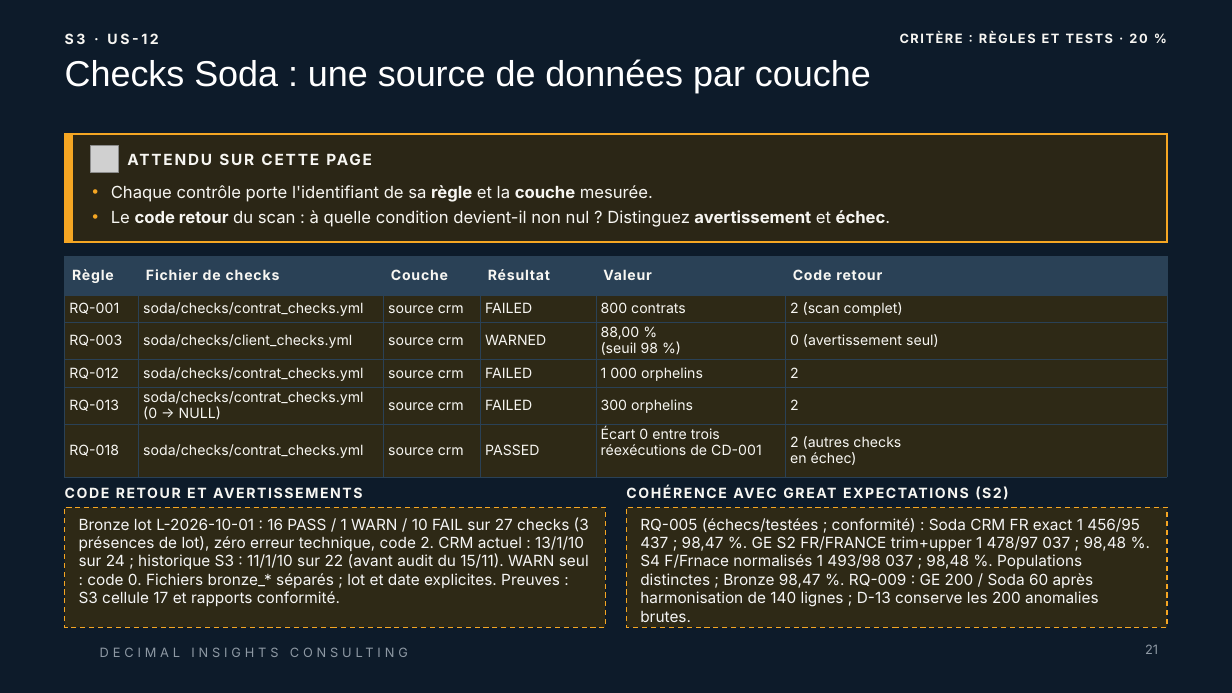
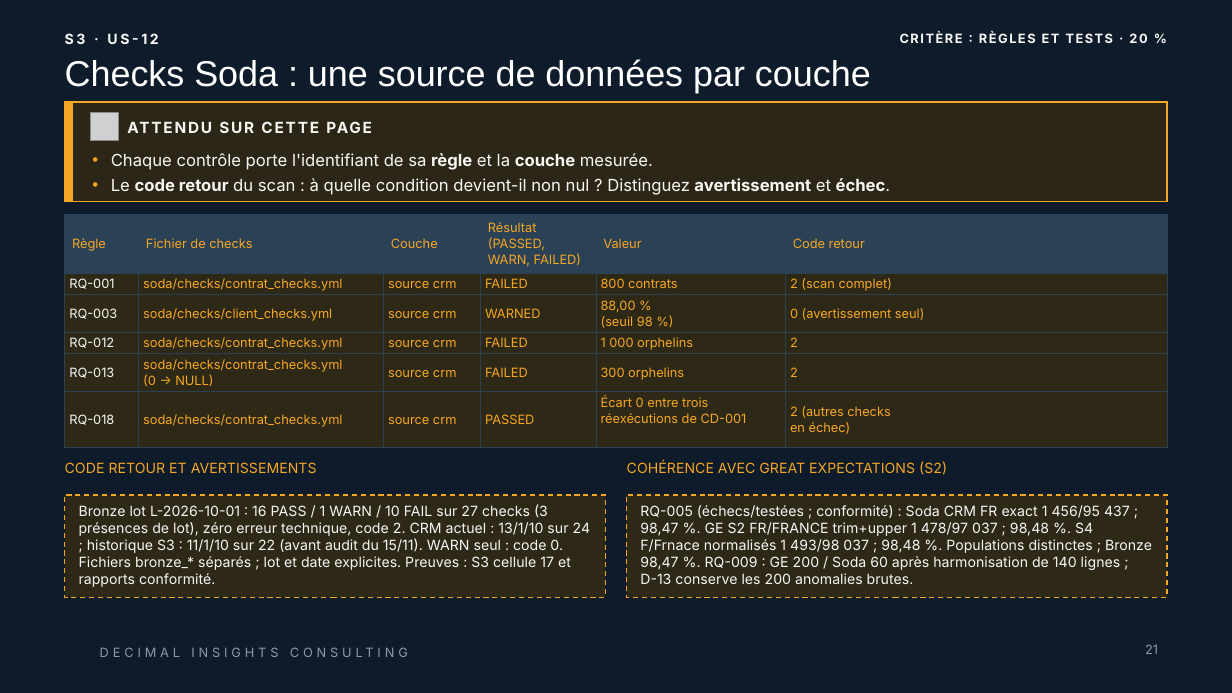
Before and after one commit to ruthabebeneg/td-qualite-g02, a slide deck: slide 21 of livrables/Livrable_Groupe_TD_AssurConnect.pptx. Drawn at 1232x693 pixels with LibreOffice and Linux fonts; fonts in the diff are those of the drawing; grey boxes stand for pictures; background and template pictures are left out. Boxes give left, top, right and bottom in pixels: in the first picture for what was removed or moved away, otherwise in the second. Text is boxed around its words. In the diff, an @@ line names an element or a change of style, - is before the commit and + after.

```diff
--- a/livrables/Livrable_Groupe_TD_AssurConnect.pptx
+++ b/livrables/Livrable_Groupe_TD_AssurConnect.pptx
@@ rectangle: place and size @@
-rectangle at box(65, 134, 1167, 242)
+rectangle at box(65, 102, 1167, 201)
@@ rectangle: place and size @@
-rectangle at box(65, 134, 73, 242)
+rectangle at box(65, 102, 73, 201)
@@ picture: place and size @@
-picture at box(91, 145, 118, 173)
+picture at box(91, 113, 118, 140)
@@ text "ATTENDU SUR CETTE PAGE": place and size @@
-text "ATTENDU SUR CETTE PAGE" at box(128, 146, 867, 172)
+text "ATTENDU SUR CETTE PAGE" at box(128, 114, 867, 140)
@@ text "Chaque contrôle porte l'identifiant de ...": place and size @@
-text "Chaque contrôle porte l'identifiant de ..." at box(111, 185, 891, 227)
+text "Chaque contrôle porte l'identifiant de ..." at box(111, 153, 891, 195)
@@ table at box(65, 214, 1167, 448) @@
-row 1, column 4: Résultat
+row 1, column 4: Résultat (PASSED, WARN, FAILED)
@@ size 11 to 10 pt @@
@@ text colour #F7F6F2 to #F5A623 in "Règle", "Fichier de checks", "Couche", "Valeur" and 29 more places @@
@@ letter spacing 0.6 to 0 pt, bold off in "Règle", "Fichier de checks", "Couche", "Valeur" and 1 more places @@
@@ table: place and size @@
-table at box(65, 256, 1167, 469)
+table at box(65, 214, 1167, 448)
@@ text "CODE RETOUR ET AVERTISSEMENTS": place and size @@
-text "CODE RETOUR ET AVERTISSEMENTS" at box(65, 480, 605, 506)
+text "CODE RETOUR ET AVERTISSEMENTS" at box(65, 462, 317, 473)
@@ text "CODE RETOUR ET AVERTISSEMENTS" at box(65, 462, 317, 473): text colour #F7F6F2 to #F5A623, letter spacing 1.2 to 0 pt, bold off @@
@@ text "COHÉRENCE AVEC GREAT EXPECTATIONS (S2)" at box(627, 461, 947, 475): text colour #F7F6F2 to #F5A623, letter spacing 1.2 to 0 pt, bold off @@
@@ text "COHÉRENCE AVEC GREAT EXPECTATIONS (S2)": place and size @@
-text "COHÉRENCE AVEC GREAT EXPECTATIONS (S2)" at box(627, 480, 1167, 506)
+text "COHÉRENCE AVEC GREAT EXPECTATIONS (S2)" at box(627, 461, 947, 475)
@@ rectangle "Bronze lot L-2026-10-01 : 16 ...": place and size @@
-rectangle "Bronze lot L-2026-10-01 : 16 ..." at box(65, 507, 605, 628)
+rectangle "Bronze lot L-2026-10-01 : 16 ..." at box(65, 495, 605, 598)
@@ rectangle "Bronze lot L-2026-10-01 : 16 ..." at box(65, 495, 605, 598): size 12 to 11 pt @@
@@ rectangle "RQ-005 (échecs/testées ; conformité) : ..." at box(627, 495, 1167, 598): size 12 to 11 pt @@
@@ rectangle "RQ-005 (échecs/testées ; conformité) : ...": place and size @@
-rectangle "RQ-005 (échecs/testées ; conformité) : ..." at box(627, 507, 1167, 628)
+rectangle "RQ-005 (échecs/testées ; conformité) : ..." at box(627, 495, 1167, 598)
```
Also in this commit, not shown: 41 other slides changed, 12 other files.
